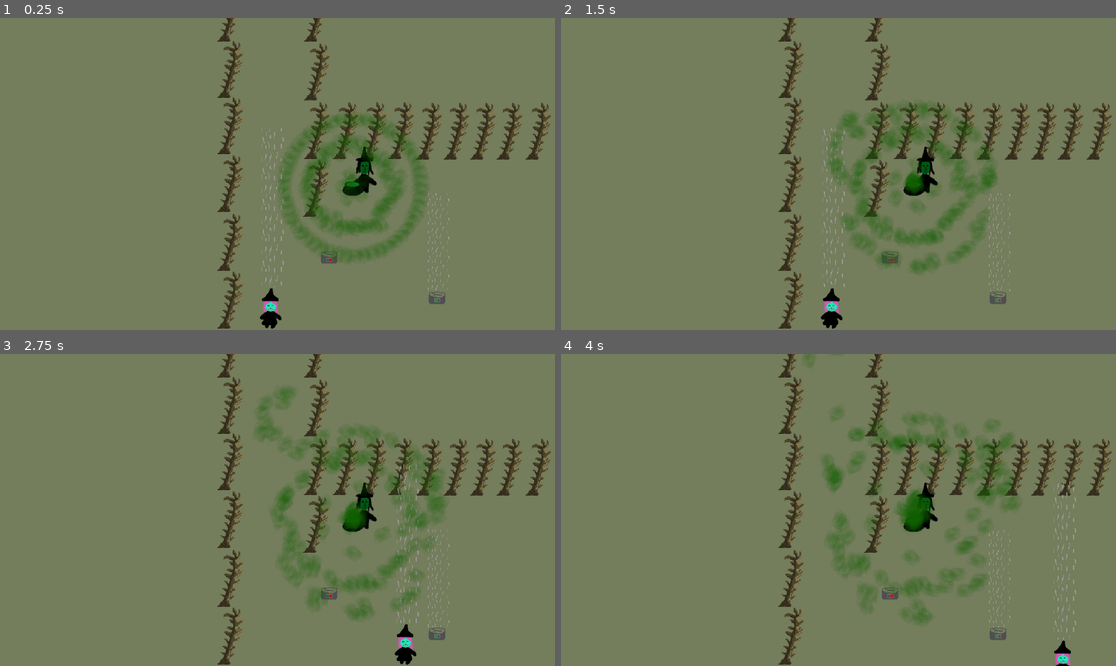
Above: before the commit, frames 1-4 (two rows, left to right).
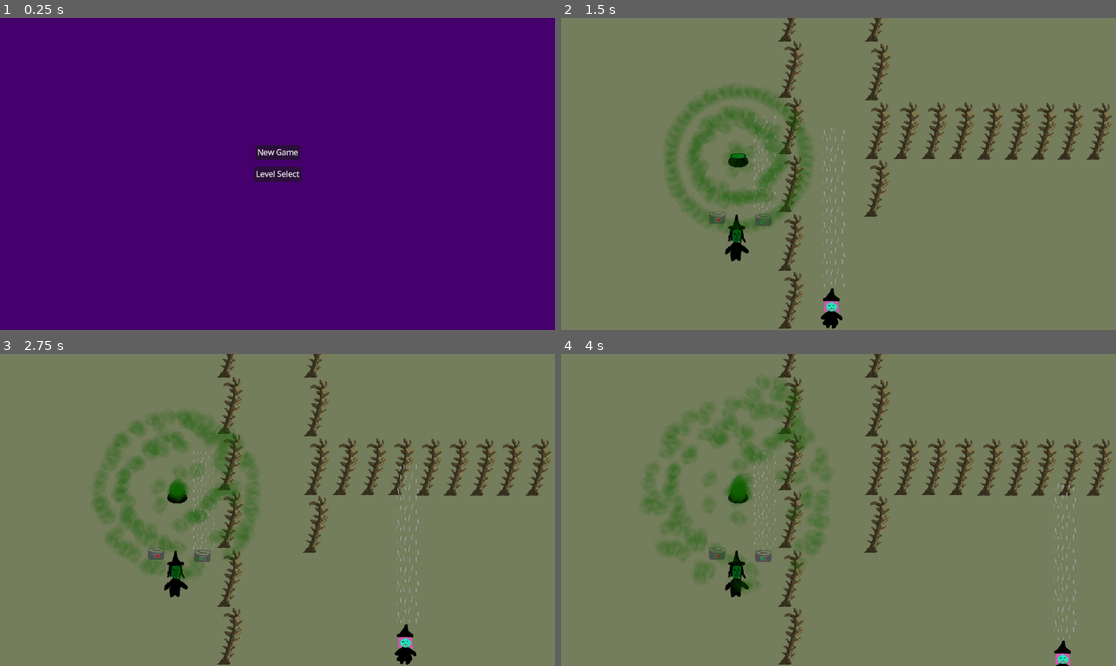
Above: after the commit, the same moments.

Repository: PeterMaidaRobot/Brewing-Game-Jam
Game: Godot game, scene res://scenes/levels/main_menu.tscn
Same seed, same stepped clock (60 frames per second), same inputs: the game is played once before the commit and once after it. Before the commit the project starts from res://scenes/main.tscn.
Inputs (mouse positions are in pixels of both pictures, inside the frame that each line leads up to):
- Up to frame 1 (0.25 s): no input
- Up to frame 2 (1.5 s): click (838, 174) at 0.5 s, where only the run after the commit has a clickable "Level Select"; click (744, 164) at 1.25 s, where only the run after the commit has a clickable "Level 2"
- Up to frame 3 (2.75 s): hold Right (move_right) from 2.03 s (still down); tap Space (interact) at 2.1 s
- Up to frame 4 (4 s): release Right (move_right) at 2.78 s; hold Down (move_down) 2.78-3.53 s; tap Space (interact) at 2.85, 3.6 s; hold Right (move_right) from 3.53 s (still down)

The runs differ from the first frame. In frame 1, 100% of the frame differs, in the area x 0-100%, y 0-100%; in frame 2, 9.1%; in frame 3, 9.2%; in frame 4, 8.8%.

Commit message:
created full main menu including cutscene, intro scene, levels, and finale scene

Diff:
--- a/project.godot
+++ b/project.godot
@@ -11,9 +11,18 @@
 [application]
 
 config/name="Brewing Game Jam"
-run/main_scene="uid://dey8j1cewm681"
+run/main_scene="uid://cgyxwddg7j6rc"
 config/features=PackedStringArray("4.6", "Forward Plus")
+run/max_fps=120
 config/icon="res://icon.svg"
+
+[debug]
+
+gdscript/warnings/untyped_declaration=1
+
+[gui]
+
+theme/default_font_multichannel_signed_distance_field=true
 
 [input]
 
--- /dev/null
+++ b/scenes/levels/cutscene.gd
@@ -0,0 +1,13 @@
+extends CanvasLayer
+
+
+# Called when the node enters the scene tree for the first time.
+func _ready() -> void:
+	pass # Replace with function body.
+
+
+# Called every frame. 'delta' is the elapsed time since the previous frame.
+func _process(delta: float) -> void:
+
+	if Input.is_action_just_pressed("interact"):
+		get_tree().change_scene_to_file(Constants.LEVEL_SCENE_PATH[0])
--- /dev/null
+++ b/scenes/levels/cutscene.tscn
@@ -0,0 +1,35 @@
+[gd_scene format=3 uid="uid://dp6pvqmq10wng"]
+
+[ext_resource type="Script" uid="uid://4el7whl1apg8" path="res://scenes/levels/cutscene.gd" id="1_ueq62"]
+
+[node name="Cutscene" type="CanvasLayer" unique_id=3954383]
+script = ExtResource("1_ueq62")
+
+[node name="ColorRect" type="ColorRect" parent="." unique_id=760605895]
+anchors_preset = 15
+anchor_right = 1.0
+anchor_bottom = 1.0
+grow_horizontal = 2
+grow_vertical = 2
+color = Color(0.5019608, 0.7607843, 0.80784315, 1)
+
+[node name="Label" type="Label" parent="." unique_id=268705039]
+offset_left = 436.0
+offset_top = 219.0
+offset_right = 476.0
+offset_bottom = 242.0
+text = "This is the intro cutscene placeholder"
+
+[node name="Label2" type="Label" parent="." unique_id=1913046928]
+offset_left = 498.0
+offset_top = 436.0
+offset_right = 681.0
+offset_bottom = 459.0
+text = "Press space to continue"
+
+[node name="Label3" type="Label" parent="." unique_id=676188685]
+offset_left = 511.0
+offset_top = 478.0
+offset_right = 668.0
+offset_bottom = 501.0
+text = "Press space to begin"
--- /dev/null
+++ b/scenes/levels/finale.tscn
@@ -0,0 +1,84 @@
+[gd_scene format=3 uid="uid://dugi43jh0bihq"]
+
+[ext_resource type="PackedScene" uid="uid://bi6trsfuwy02x" path="res://scenes/log.tscn" id="1_px1bc"]
+[ext_resource type="PackedScene" uid="uid://bh7itprriigm0" path="res://scenes/goal.tscn" id="2_s3mk5"]
+[ext_resource type="PackedScene" uid="uid://d0mfjusp8jcmh" path="res://scenes/player.tscn" id="3_jn05g"]
+[ext_resource type="PackedScene" uid="uid://cd5wqgh1joffo" path="res://scenes/witch.tscn" id="4_52an8"]
+
+[node name="Finale" type="Node" unique_id=1227287629]
+
+[node name="Background" type="ColorRect" parent="." unique_id=1423555614]
+anchors_preset = 15
+anchor_right = 1.0
+anchor_bottom = 1.0
+grow_horizontal = 2
+grow_vertical = 2
+color = Color(0.45314705, 0.48958445, 0.3594718, 1)
+metadata/_edit_use_anchors_ = true
+
+[node name="Logs" type="Node" parent="." unique_id=555660002]
+
+[node name="Log" parent="Logs" unique_id=1126208388 instance=ExtResource("1_px1bc")]
+position = Vector2(478, 344)
+
+[node name="Log4" parent="Logs" unique_id=472829327 instance=ExtResource("1_px1bc")]
+position = Vector2(478, 224)
+
+[node name="Log5" parent="Logs" unique_id=1835688536 instance=ExtResource("1_px1bc")]
+position = Vector2(478, 107)
+
+[node name="Log6" parent="Logs" unique_id=73074057 instance=ExtResource("1_px1bc")]
+position = Vector2(478, -10)
+
+[node name="Log7" parent="Logs" unique_id=1390148376 instance=ExtResource("1_px1bc")]
+position = Vector2(658, -10)
+
+[node name="Log8" parent="Logs" unique_id=472713907 instance=ExtResource("1_px1bc")]
+position = Vector2(658, 112)
+
+[node name="Log9" parent="Logs" unique_id=174528876 instance=ExtResource("1_px1bc")]
+position = Vector2(658, 234)
+
+[node name="Log10" parent="Logs" unique_id=817937494 instance=ExtResource("1_px1bc")]
+position = Vector2(656, 354)
+
+[node name="Log11" parent="Logs" unique_id=1471246028 instance=ExtResource("1_px1bc")]
+position = Vector2(776, 234)
+
+[node name="Log16" parent="Logs" unique_id=597743903 instance=ExtResource("1_px1bc")]
+position = Vector2(718, 234)
+
+[node name="Log12" parent="Logs" unique_id=270239564 instance=ExtResource("1_px1bc")]
+position = Vector2(833, 234)
+
+[node name="Log13" parent="Logs" unique_id=314534203 instance=ExtResource("1_px1bc")]
+position = Vector2(891, 235)
+
+[node name="Log14" parent="Logs" unique_id=1121501817 instance=ExtResource("1_px1bc")]
+position = Vector2(948, 235)
+
+[node name="Log15" parent="Logs" unique_id=1106252881 instance=ExtResource("1_px1bc")]
+position = Vector2(1003, 235)
+
+[node name="Log17" parent="Logs" unique_id=928272355 instance=ExtResource("1_px1bc")]
+position = Vector2(1058, 235)
+
+[node name="Log18" parent="Logs" unique_id=558748084 instance=ExtResource("1_px1bc")]
+position = Vector2(1118, 235)
+
+[node name="Log2" parent="Logs" unique_id=53930880 instance=ExtResource("1_px1bc")]
+position = Vector2(478, 466)
+
+[node name="Log3" parent="Logs" unique_id=1780775608 instance=ExtResource("1_px1bc")]
+position = Vector2(478, 586)
+
+[node name="Goal" parent="." unique_id=573352576 instance=ExtResource("2_s3mk5")]
+position = Vector2(569.00006, 29)
+scale = Vector2(5.8819265, 2.8393373)
+next_level_num = -1
+
+[node name="Player" parent="." unique_id=1573098926 instance=ExtResource("3_jn05g")]
+position = Vector2(565, 614)
+
+[node name="Witch" parent="." unique_id=2028683889 instance=ExtResource("4_52an8")]
+position = Vector2(760, 332)
--- /dev/null
+++ b/scenes/levels/intro.tscn
@@ -0,0 +1,88 @@
+[gd_scene format=3 uid="uid://bdalp5snugc8y"]
+
+[ext_resource type="PackedScene" uid="uid://bi6trsfuwy02x" path="res://scenes/log.tscn" id="1_p8wlm"]
+[ext_resource type="PackedScene" uid="uid://bh7itprriigm0" path="res://scenes/goal.tscn" id="2_7i1al"]
+[ext_resource type="PackedScene" uid="uid://d0mfjusp8jcmh" path="res://scenes/player.tscn" id="3_tndkc"]
+[ext_resource type="PackedScene" uid="uid://cd5wqgh1joffo" path="res://scenes/witch.tscn" id="4_apjht"]
+[ext_resource type="PackedScene" uid="uid://dsiq3lr1rgl53" path="res://scenes/cauldron.tscn" id="6_g036g"]
+
+[node name="Intro" type="Node" unique_id=1785083420]
+
+[node name="Background" type="ColorRect" parent="." unique_id=1854386684]
+anchors_preset = 15
+anchor_right = 1.0
+anchor_bottom = 1.0
+grow_horizontal = 2
+grow_vertical = 2
+color = Color(0.45314705, 0.48958445, 0.3594718, 1)
+metadata/_edit_use_anchors_ = true
+
+[node name="Logs" type="Node" parent="." unique_id=198295894]
+
+[node name="Log" parent="Logs" unique_id=1126208388 instance=ExtResource("1_p8wlm")]
+position = Vector2(478, 344)
+
+[node name="Log4" parent="Logs" unique_id=1437152269 instance=ExtResource("1_p8wlm")]
+position = Vector2(478, 224)
+
+[node name="Log5" parent="Logs" unique_id=709757915 instance=ExtResource("1_p8wlm")]
+position = Vector2(478, 107)
+
+[node name="Log6" parent="Logs" unique_id=1334341444 instance=ExtResource("1_p8wlm")]
+position = Vector2(478, -10)
+
+[node name="Log7" parent="Logs" unique_id=580354415 instance=ExtResource("1_p8wlm")]
+position = Vector2(658, -10)
+
+[node name="Log8" parent="Logs" unique_id=906825718 instance=ExtResource("1_p8wlm")]
+position = Vector2(658, 112)
+
+[node name="Log9" parent="Logs" unique_id=2112627924 instance=ExtResource("1_p8wlm")]
+position = Vector2(658, 234)
+
+[node name="Log10" parent="Logs" unique_id=660373977 instance=ExtResource("1_p8wlm")]
+position = Vector2(656, 354)
+
+[node name="Log11" parent="Logs" unique_id=1455937461 instance=ExtResource("1_p8wlm")]
+position = Vector2(776, 234)
+
+[node name="Log16" parent="Logs" unique_id=1338332316 instance=ExtResource("1_p8wlm")]
+position = Vector2(718, 234)
+
+[node name="Log12" parent="Logs" unique_id=962036938 instance=ExtResource("1_p8wlm")]
+position = Vector2(833, 234)
+
+[node name="Log13" parent="Logs" unique_id=1344782813 instance=ExtResource("1_p8wlm")]
+position = Vector2(891, 235)
+
+[node name="Log14" parent="Logs" unique_id=190615460 instance=ExtResource("1_p8wlm")]
+position = Vector2(948, 235)
+
+[node name="Log15" parent="Logs" unique_id=2073202915 instance=ExtResource("1_p8wlm")]
+position = Vector2(1003, 235)
+
+[node name="Log17" parent="Logs" unique_id=593887955 instance=ExtResource("1_p8wlm")]
+position = Vector2(1058, 235)
+
+[node name="Log18" parent="Logs" unique_id=1383238666 instance=ExtResource("1_p8wlm")]
+position = Vector2(1118, 235)
+
+[node name="Log2" parent="Logs" unique_id=1386621824 instance=ExtResource("1_p8wlm")]
+position = Vector2(478, 466)
+
+[node name="Log3" parent="Logs" unique_id=1269313140 instance=ExtResource("1_p8wlm")]
+position = Vector2(478, 586)
+
+[node name="Goal" parent="." unique_id=573352576 instance=ExtResource("2_7i1al")]
+position = Vector2(569.00006, 29)
+scale = Vector2(5.8819265, 2.8393373)
+next_level_num = 1
+
+[node name="Player" parent="." unique_id=1573098926 instance=ExtResource("3_tndkc")]
+position = Vector2(565, 614)
+
+[node name="Witch" parent="." unique_id=2028683889 instance=ExtResource("4_apjht")]
+position = Vector2(760, 332)
+
+[node name="Cauldron" parent="." unique_id=1046902203 instance=ExtResource("6_g036g")]
+position = Vector2(732, 352)
--- a/scenes/levels/level.gd
+++ b/scenes/levels/level.gd
@@ -3,14 +3,12 @@
 
 # Called when the node enters the scene tree for the first time.
 func _ready() -> void:
-	pass # Replace with function body.
 	var gui_scene = load("res://scenes/gui.tscn")
 	if gui_scene != null:
 		var gui_instance = gui_scene.instantiate()
 		add_child(gui_instance)
 	else:
 		push_error("Failed to load GUI Scene")
-
 
 
 # Called every frame. 'delta' is the elapsed time since the previous frame.
--- a/scenes/levels/level_1.tscn
+++ b/scenes/levels/level_1.tscn
@@ -78,7 +78,7 @@
 [node name="Goal" parent="." unique_id=573352576 instance=ExtResource("2_s8va5")]
 position = Vector2(569.00006, 29)
 scale = Vector2(5.8819265, 2.8393373)
-next_level_path = "res://scenes/levels/level_2.tscn"
+next_level_num = 2
 
 [node name="Player" parent="." unique_id=1573098926 instance=ExtResource("3_dga24")]
 position = Vector2(565, 614)
--- a/scenes/levels/level_2.tscn
+++ b/scenes/levels/level_2.tscn
@@ -78,6 +78,7 @@
 [node name="Goal" parent="." unique_id=573352576 instance=ExtResource("2_8qukl")]
 position = Vector2(569.00006, 29)
 scale = Vector2(5.8819265, 2.8393373)
+next_level_num = 2
 
 [node name="Player" parent="." unique_id=1573098926 instance=ExtResource("3_3p04p")]
 position = Vector2(565, 614)
--- /dev/null
+++ b/scenes/levels/main_menu.gd
@@ -0,0 +1,25 @@
+extends CanvasLayer
+
+
+# Called when the node enters the scene tree for the first time.
+func _ready() -> void:
+	# Make sure the windows are set properly
+	$MenuScreen.show()
+	$LevelScreen.hide()
+
+
+# Called every frame. 'delta' is the elapsed time since the previous frame.
+func _process(delta: float) -> void:
+	pass
+
+
+func _on_new_game_button_pressed() -> void:
+	get_tree().change_scene_to_file("res://scenes/levels/cutscene.tscn")
+
+
+func _on_level_select_button_pressed() -> void:
+	$LevelScreen.show()
+	$MenuScreen.hide()
+
+func _on_level_button_pressed(level_num: int) -> void:
+	get_tree().change_scene_to_file(Constants.LEVEL_SCENE_PATH[level_num])
--- /dev/null
+++ b/scenes/levels/main_menu.tscn
@@ -0,0 +1,124 @@
+[gd_scene format=3 uid="uid://cgyxwddg7j6rc"]
+
+[ext_resource type="Script" uid="uid://cjt80c570klo7" path="res://scenes/levels/main_menu.gd" id="1_fsby3"]
+
+[node name="MainMenu" type="CanvasLayer" unique_id=572550495]
+script = ExtResource("1_fsby3")
+
+[node name="MenuScreen" type="Control" parent="." unique_id=1132106438]
+layout_mode = 3
+anchors_preset = 15
+anchor_right = 1.0
+anchor_bottom = 1.0
+grow_horizontal = 2
+grow_vertical = 2
+
+[node name="ColorRect" type="ColorRect" parent="MenuScreen" unique_id=1309205495]
+layout_mode = 1
+anchors_preset = 15
+anchor_right = 1.0
+anchor_bottom = 1.0
+grow_horizontal = 2
+grow_vertical = 2
+color = Color(0.27058825, 0, 0.42745098, 1)
+
+[node name="NewGameButton" type="Button" parent="MenuScreen" unique_id=531183831]
+layout_mode = 1
+anchors_preset = 8
+anchor_left = 0.5
+anchor_top = 0.5
+anchor_right = 0.5
+anchor_bottom = 0.5
+offset_left = -46.5
+offset_top = -60.0
+offset_right = 46.5
+offset_bottom = -29.0
+grow_horizontal = 2
+grow_vertical = 2
+text = "New Game"
+
+[node name="LevelSelectButton" type="Button" parent="MenuScreen" unique_id=365482663]
+layout_mode = 1
+anchors_preset = 8
+anchor_left = 0.5
+anchor_top = 0.5
+anchor_right = 0.5
+anchor_bottom = 0.5
+offset_left = -49.5
+offset_top = -15.5
+offset_right = 49.5
+offset_bottom = 15.5
+grow_horizontal = 2
+grow_vertical = 2
+text = "Level Select"
+
+[node name="LevelScreen" type="Control" parent="." unique_id=1666513167]
+visible = false
+layout_mode = 3
+anchors_preset = 15
+anchor_right = 1.0
+anchor_bottom = 1.0
+grow_horizontal = 2
+grow_vertical = 2
+
+[node name="ColorRect" type="ColorRect" parent="LevelScreen" unique_id=1458561817]
+layout_mode = 1
+anchors_preset = 15
+anchor_right = 1.0
+anchor_bottom = 1.0
+grow_horizontal = 2
+grow_vertical = 2
+color = Color(0.27058825, 0, 0.42745098, 1)
+
+[node name="Level1Button" type="Button" parent="LevelScreen" unique_id=1203191206]
+layout_mode = 1
+anchors_preset = 8
+anchor_left = 0.5
+anchor_top = 0.5
+anchor_right = 0.5
+anchor_bottom = 0.5
+offset_left = -317.0
+offset_top = -37.0
+offset_right = -255.0
+offset_bottom = -6.0
+grow_horizontal = 2
+grow_vertical = 2
+text = "Level 1"
+
+[node name="Level2Button" type="Button" parent="LevelScreen" unique_id=37050436]
+layout_mode = 1
+anchors_preset = 8
+anchor_left = 0.5
+anchor_top = 0.5
+anchor_right = 0.5
+anchor_bottom = 0.5
+offset_left = -230.0
+offset_top = -36.0
+offset_right = -168.0
+offset_bottom = -5.0
+grow_horizontal = 2
+grow_vertical = 2
+text = "Level 2"
+
+[node name="IntroButton" type="Button" parent="LevelScreen" unique_id=1730304502]
+layout_mode = 0
+offset_left = 177.0
+offset_top = 287.0
+offset_right = 224.0
+offset_bottom = 318.0
+text = "Intro"
+
+[node name="FinaleButton" type="Button" parent="LevelScreen" unique_id=864538070]
+layout_mode = 0
+offset_left = 724.0
+offset_top = 285.0
+offset_right = 779.0
+offset_bottom = 316.0
+text = "Finale"
+
+[connection signal="pressed" from="MenuScreen/NewGameButton" to="." method="_on_new_game_button_pressed"]
+[connection signal="pressed" from="MenuScreen/LevelSelectButton" to="." method="_on_level_select_button_pressed"]
+[connection signal="pressed" from="LevelScreen/Level1Button" to="." method="_on_level_button_pressed" binds= [1]]
+[connection signal="pressed" from="LevelScreen/Level2Button" to="." method="_on_level_button_pressed" binds= [2]]
+[connection signal="pressed" from="LevelScreen/IntroButton" to="." method="_on_level_button_pressed" binds= [0]]
+[connection signal="pressed" from="LevelScreen/FinaleButton" to="." method="_on_level_button_pressed" binds= [99]]
--- a/scenes/main.tscn
+++ b/scenes/main.tscn
@@ -13,6 +13,7 @@
 script = ExtResource("1_7mycd")
 
 [node name="Background" type="ColorRect" parent="." unique_id=943120867]
+visible = false
 anchors_preset = 15
 anchor_right = 1.0
 anchor_bottom = 1.0
@@ -77,28 +78,35 @@
 position = Vector2(478, 586)
 
 [node name="Goal" parent="." unique_id=573352576 instance=ExtResource("1_1bvp3")]
+visible = false
 position = Vector2(569.00006, 29)
 scale = Vector2(5.8819265, 2.8393373)
 
 [node name="Player" parent="." unique_id=731321046 instance=ExtResource("1_ig7tw")]
+visible = false
 position = Vector2(565, 614)
 
 [node name="Witch" parent="." unique_id=2028683889 instance=ExtResource("5_272bh")]
+visible = false
 position = Vector2(760, 332)
 
 [node name="Fan" parent="." unique_id=1725732873 instance=ExtResource("6_5vw27")]
+visible = false
 position = Vector2(684, 491)
 scale = Vector2(1.233, 1.234)
 
 [node name="Fan2" parent="." unique_id=151114730 instance=ExtResource("6_5vw27")]
+visible = false
 position = Vector2(908, 575)
 scale = Vector2(1.233, 1.234)
 fan_on = true
 
 [node name="Cauldron" parent="." unique_id=668525729 instance=ExtResource("2_0xm2m")]
+visible = false
 position = Vector2(732, 352)
 
 [node name="GUI" parent="." unique_id=194733547 instance=ExtResource("5_lquwl")]
+visible = false
 
 [connection signal="win_game" from="Goal" to="." method="_on_goal_win_game"]
 [connection signal="lose_game" from="Player" to="." method="_on_player_lose_game"]
--- /dev/null
+++ b/scripts/constants.gd
@@ -0,0 +1,9 @@
+extends Node
+class_name Constants
+
+const LEVEL_SCENE_PATH : Dictionary[int, String] = {
+	0: "res://scenes/levels/intro.tscn",
+	1: "res://scenes/levels/level_1.tscn",
+	2: "res://scenes/levels/level_2.tscn",
+	99: "res://scenes/levels/finale.tscn"
+}
--- a/scripts/goal.gd
+++ b/scripts/goal.gd
@@ -2,7 +2,7 @@
 
 signal win_game
 
-@export var next_level_path : String
+@export var next_level_num : int
 
 # Called when the node enters the scene tree for the first time.
 func _ready() -> void:
@@ -18,4 +18,4 @@
 	if body is Player:
 		print("Goal!")
 		win_game.emit()
-		get_tree().change_scene_to_file(next_level_path)
+		get_tree().change_scene_to_file(Constants.LEVEL_SCENE_PATH[next_level_num])
Not shown, added: scenes/levels/cutscene.gd.uid
Not shown, added: scenes/levels/main_menu.gd.uid
Not shown, added: scripts/constants.gd.uid
